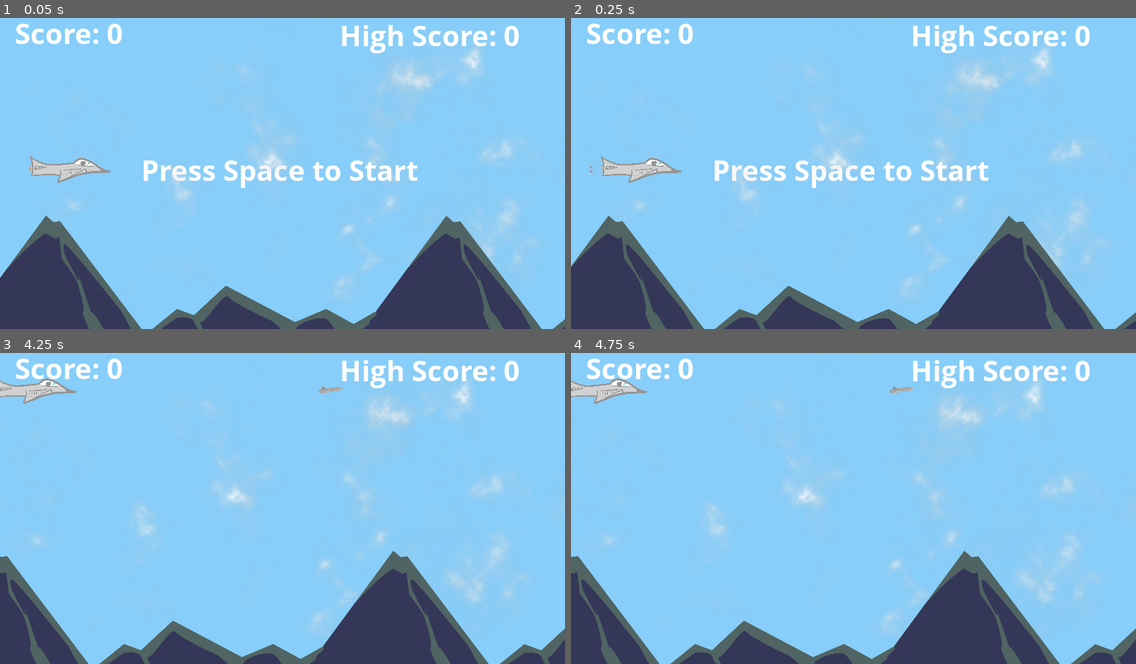
Above: before the commit, frames 1-4 (two rows, left to right).
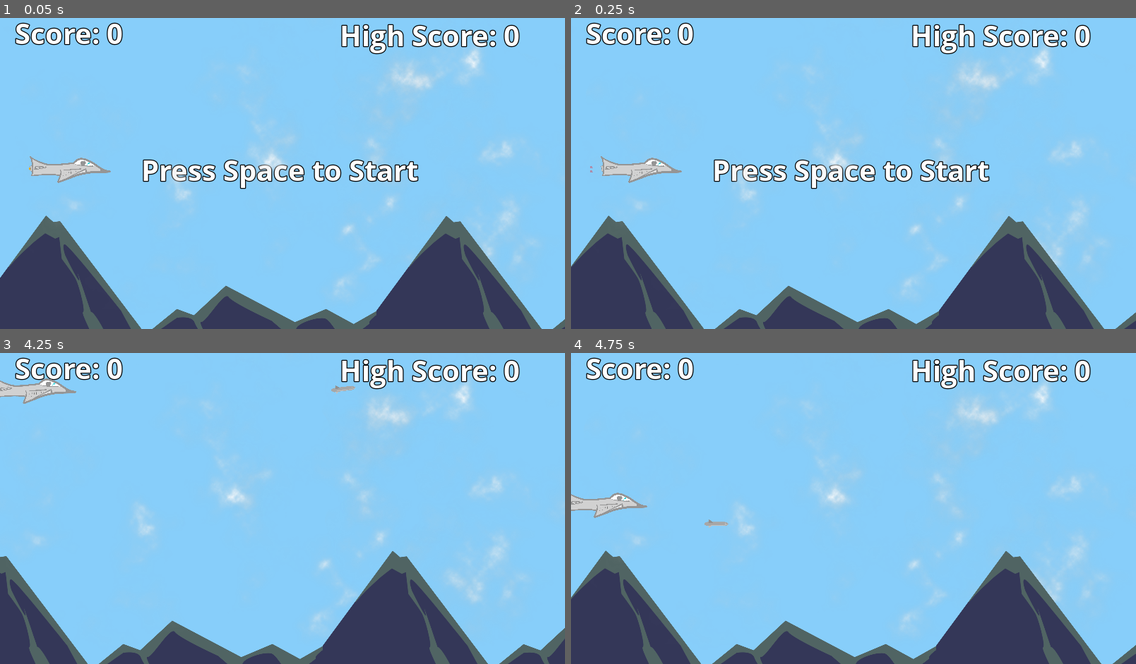
Above: after the commit, the same moments.

Repository: akgvn/JetFighter
Game: Godot game, scene res://src/main.tscn
The game is run twice, just before and just after one commit, with the same random seed, the same clock (stepped at 60 frames per second) and the same inputs.
Inputs:
- Up to frame 1 (0.05 s): no input
- Up to frame 2 (0.25 s): no input
- Up to frame 3 (4.25 s): tap Space at 0.5 s; hold Right (ui_right) 0.53-1.28 s; hold F 0.53-1.28 s; tap Enter (ui_accept) at 0.77, 1.52, 3.02, 3.77 s; hold Down (ui_down) 1.28-2.03 s; tap R at 1.35, 2.85 s; hold Right (ui_right) 2.03-2.78 s; hold F 2.03-2.78 s; hold Up (ui_up) 2.78-3.53 s; hold Left (ui_left) from 3.53 s (still down); hold F from 3.53 s (still down); tap P (pause_button) at 4.15 s
- Up to frame 4 (4.75 s): keep holding Left (ui_left); release F at 4.28 s; tap R at 4.35 s; tap Enter (ui_accept) at 4.52 s

The runs differ from the first frame. In frame 1, 2.2% of the frame differs, in the area x 2-92%, y 1-56%; in frame 2, 2.2%; in frame 3, 1.8%; in frame 4, 16%, in the area x 0-100%, y 1-100%.
Error after the commit: Invalid get index 'visible' (on base: 'previously freed instance'). (res://src/global.gd:22)

Commit message:
Some refactoring and other editor setting changes.

Diff:
--- a/assets/open_sans_dynamic_font.tres
+++ b/assets/open_sans_dynamic_font.tres
@@ -4,4 +4,6 @@
 
 [resource]
 size = 65
+outline_size = 2
+outline_color = Color( 0, 0, 0, 1 )
 font_data = ExtResource( 1 )
--- a/project.godot
+++ b/project.godot
@@ -39,7 +39,8 @@
 boot_splash/fullsize=false
 boot_splash/use_filter=false
 boot_splash/bg_color=Color( 0, 0, 0, 1 )
-config/icon="res://icon.png"
+config/icon="res://assets/jet.png"
+config/windows_native_icon="res://assets/jet.ico"
 
 [autoload]
 
@@ -67,9 +68,16 @@
 
 [input]
 
+ui_cancel={
+"deadzone": 0.5,
+"events": [ Object(InputEventKey,"resource_local_to_scene":false,"resource_name":"","device":0,"alt":false,"shift":false,"control":false,"meta":false,"command":false,"pressed":false,"scancode":16777217,"unicode":0,"echo":false,"script":null)
+, Object(InputEventJoypadButton,"resource_local_to_scene":false,"resource_name":"","device":0,"button_index":10,"pressure":0.0,"pressed":false,"script":null)
+ ]
+}
 pause_button={
 "deadzone": 0.5,
 "events": [ Object(InputEventKey,"resource_local_to_scene":false,"resource_name":"","device":0,"alt":false,"shift":false,"control":false,"meta":false,"command":false,"pressed":false,"scancode":80,"unicode":0,"echo":false,"script":null)
+, Object(InputEventJoypadButton,"resource_local_to_scene":false,"resource_name":"","device":0,"button_index":11,"pressure":0.0,"pressed":false,"script":null)
  ]
 }
 
--- a/src/global.gd
+++ b/src/global.gd
@@ -6,17 +6,20 @@
 var dead = false
 var current_score := 0
 var begin := false
+onready var paused_label = get_tree().get_current_scene().get_node("HUD/Paused")
 
 # Called when the node enters the scene tree for the first time.
 func _ready():
 	self.load_highscore()
 	Input.set_mouse_mode(Input.MOUSE_MODE_HIDDEN)
 	self.pause_mode = Node.PAUSE_MODE_PROCESS
+	paused_label.visible = false
 
 
 # Called every frame. 'delta' is the elapsed time since the previous frame.
 func _process(_delta):
-	if Input.is_action_just_released("pause_button") and not self.dead:
+	if Input.is_action_just_released("pause_button") and not self.dead and self.begin:
+		paused_label.visible = not paused_label.visible
 		get_tree().paused = not get_tree().paused
 
 	# TODO Use a general action from Godot setting instead of a key.
--- a/src/main.tscn
+++ b/src/main.tscn
@@ -158,6 +158,23 @@
 "_edit_use_anchors_": false
 }
 
+[node name="Paused" type="Label" parent="HUD"]
+visible = false
+show_behind_parent = true
+anchor_left = 0.5
+anchor_top = 0.5
+anchor_right = 0.5
+anchor_bottom = 0.5
+margin_left = 514.978
+margin_top = 314.275
+margin_right = 748.978
+margin_bottom = 404.275
+custom_fonts/font = ExtResource( 9 )
+text = "Paused"
+__meta__ = {
+"_edit_use_anchors_": false
+}
+
 [node name="EnemyFactory" type="Node" parent="."]
 script = ExtResource( 6 )
 
Not shown, changed: .gitignore
Not shown, changed: TODO.md
